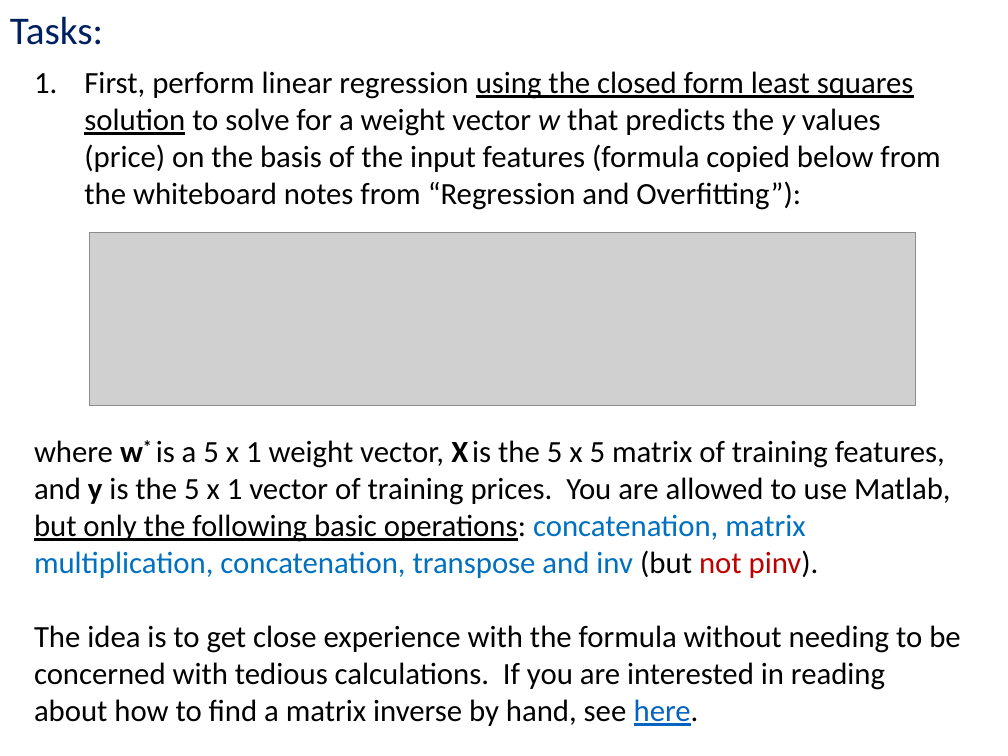
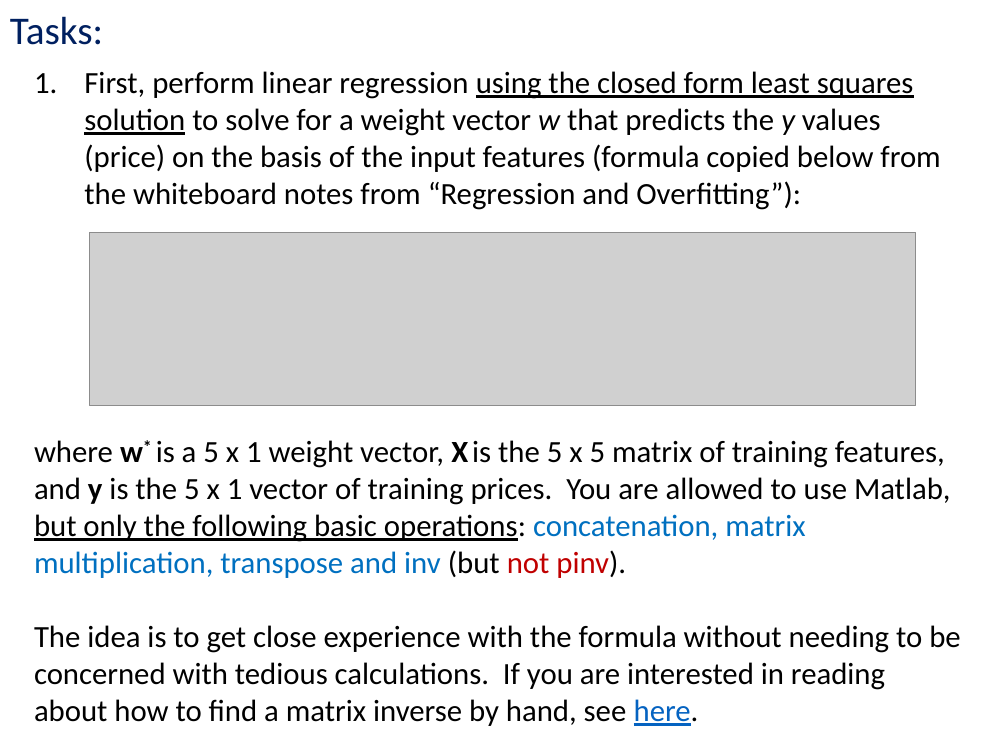
Before and after one commit to kc13/CS1675, a slide deck: slide 3 of cs1675_rec4_sept21.pptx. Drawn at 1008x756 pixels with LibreOffice and Linux fonts; fonts in the diff are those of the drawing; grey boxes stand for pictures. Boxes give left, top, right and bottom in pixels: in the first picture for what was removed or moved away, otherwise in the second. Text is boxed around its words. In the diff, an @@ line names an element or a change of style, - is before the commit and + after.

Commit message:
edited typo on slide 3

```diff
--- a/cs1675_rec4_sept21.pptx
+++ b/cs1675_rec4_sept21.pptx
@@ text at [34, 440, 951, 578]: text changed @@
-where w* is a 5 x 1 weight vector, X is the 5 x 5 matrix of training features, and y is the 5 x 1 vector of training prices. You are allowed to use Matlab, but only the following basic operations: concatenation, matrix multiplication, concatenation, transpose and inv (but not pinv).
+where w* is a 5 x 1 weight vector, X is the 5 x 5 matrix of training features, and y is the 5 x 1 vector of training prices. You are allowed to use Matlab, but only the following basic operations: concatenation, matrix multiplication, transpose and inv (but not pinv).
```
